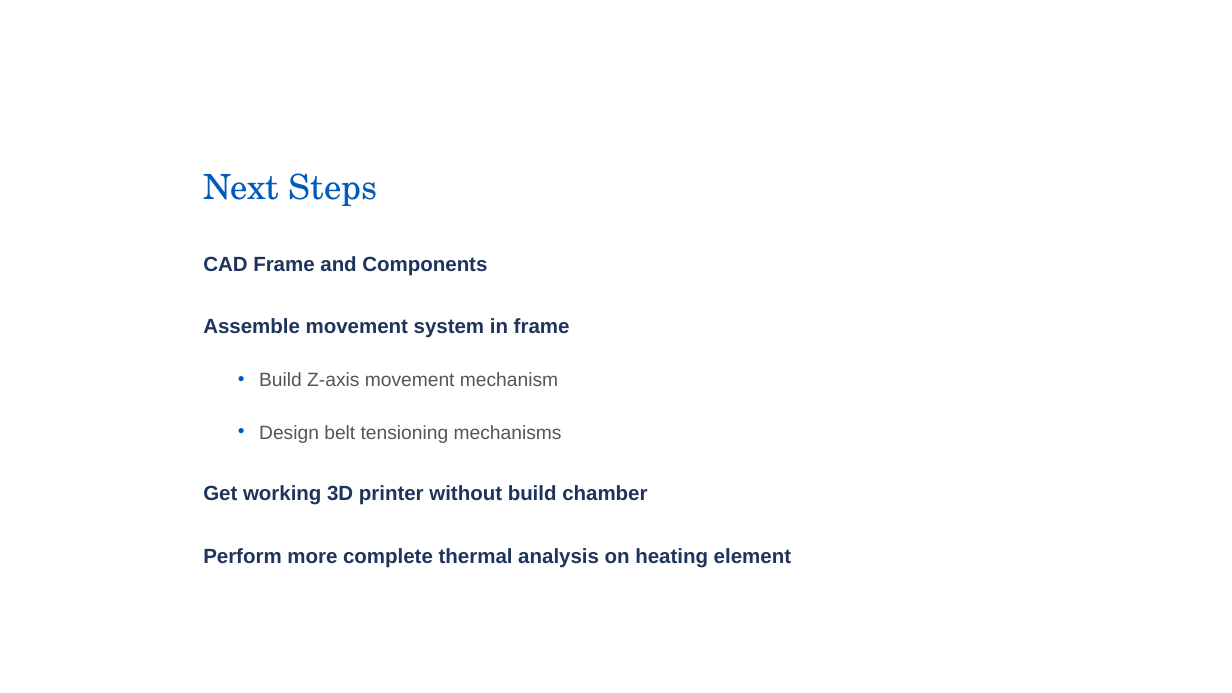
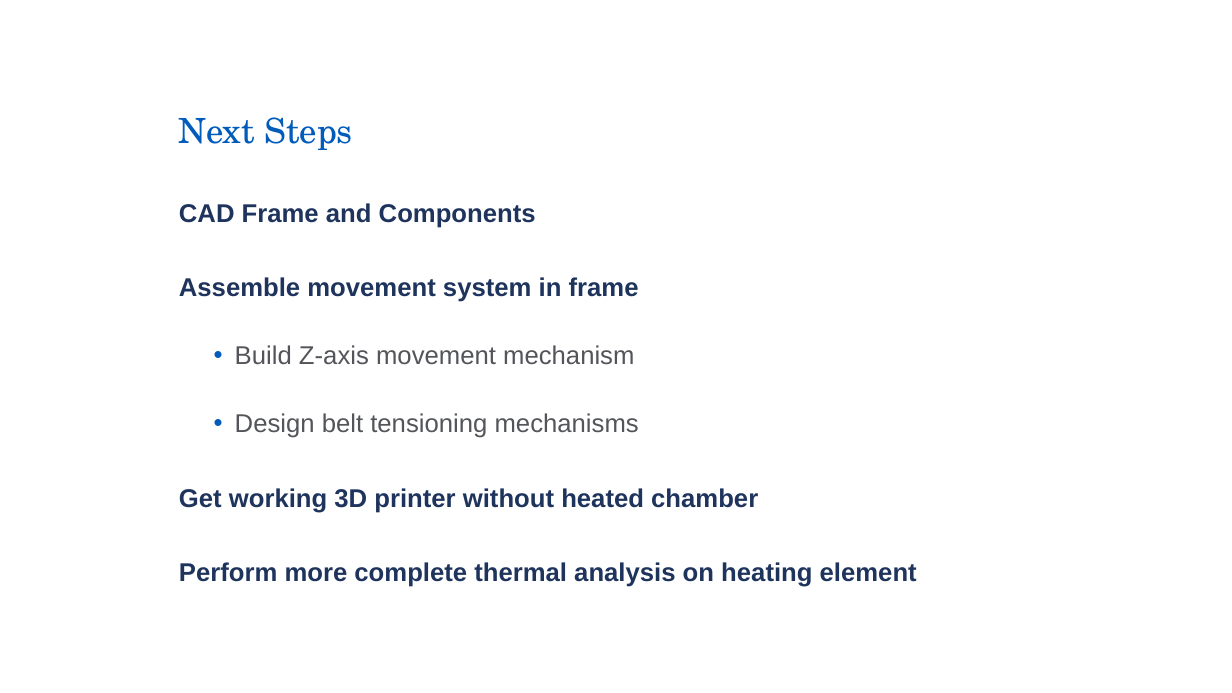
Before and after one commit to jfcbooth/3d_printer, a slide deck: slide 7 of reports/Preliminary Design Presentation.pptx. Drawn at 1232x693 pixels with LibreOffice and Linux fonts; fonts in the diff are those of the drawing; background and template pictures are left out. Boxes give left, top, right and bottom in pixels: in the first picture for what was removed or moved away, otherwise in the second. Text is boxed around its words. In the diff, an @@ line names an element or a change of style, - is before the commit and + after.

```diff
--- a/reports/Preliminary Design Presentation.pptx
+++ b/reports/Preliminary Design Presentation.pptx
@@ title "Next Steps": place and size @@
-title "Next Steps" at (203,173,378,206)
+title "Next Steps" at (179,117,353,150)
@@ text "CAD Frame and Components": place and size @@
-text "CAD Frame and Components" at (203,256,791,567)
+text "CAD Frame and Components" at (179,203,917,587)
@@ text at (179,203,917,587): size 16 to 20 pt in "CAD Frame and Components", "Assemble movement system in frame", "Perform more complete thermal analysis on heating ..."; size 15 to 20 pt in "Build Z-axis movement mechanism", "Design belt tensioning mechanisms" @@
@@ text at (179,488,758,513): text changed; size 16 to 20 pt @@
-Get working 3D printer without build chamber
+Get working 3D printer without heated chamber
```
Also in this commit, not shown: 3 other slides changed, 1 other file.
